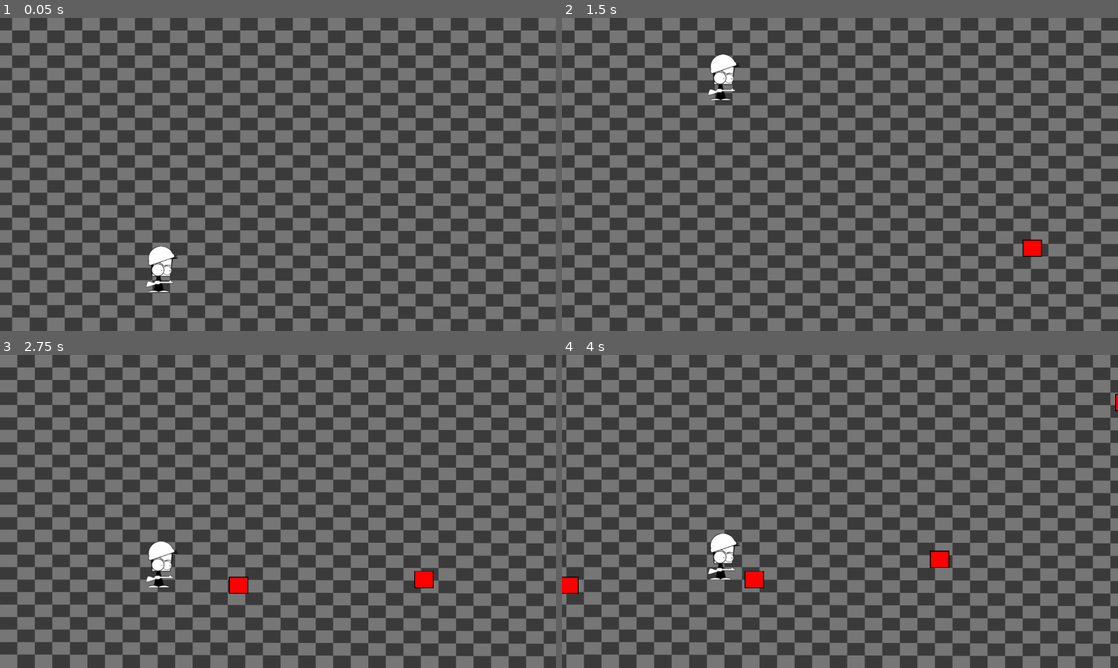
Above: before the commit, frames 1-4 (two rows, left to right).
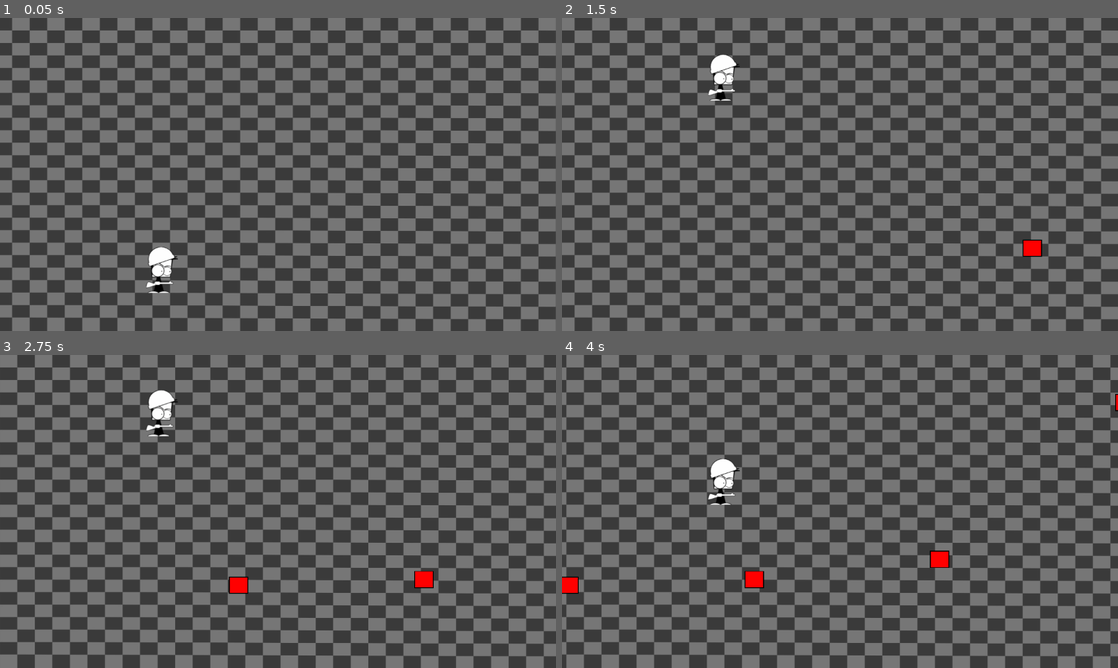
Above: after the commit, the same moments.

Repository: codedpalette/jetpack-joyride
Game: Godot game, scene res://main.tscn
Two runs of this game, one before a commit and one after it. Both use one fixed random seed, a clock stepped at 60 frames per second and the inputs below.
Inputs (mouse positions are in pixels of both pictures, inside the frame that each line leads up to):
- Up to frame 1 (0.05 s): no input
- Up to frame 2 (1.5 s): move the mouse to (962, 158) at 0.52 s; press the mouse at (962, 158) at 0.53 s; move the mouse to (728, 190) at 1.27 s; release the mouse at (728, 190) at 1.28 s; click (728, 190) at 1.35 s
- Up to frame 3 (2.75 s): move the mouse to (333, 442) at 2.02 s; press the mouse at (333, 442) at 2.03 s
- Up to frame 4 (4 s): move the mouse to (812, 574) at 2.77 s; release the mouse at (812, 574) at 2.78 s; click (812, 574) at 2.85 s; move the mouse to (1006, 558) at 3.52 s; press the mouse at (1006, 558) at 3.53 s

The runs differ from the first frame. In frame 1, 0.2% of the frame differs, in the area x 26-32%, y 72-88%; in frame 2, 0.1%; in frame 3, 0.9%; in frame 4, 0.9%, in the area x 26-32%, y 33-72%.

Commit message:
Improve player physics

Diff:
--- a/entities/player/player.gd
+++ b/entities/player/player.gd
@@ -1,14 +1,23 @@
 class_name Player
 extends CharacterBody2D
 
-@export_range(500, 2000, 1) var gravity := 1000.0
-@export_range(500, 2000, 1) var jump := 1200.0
+const JUMP_FORCE := 2000.0
+const GRAVITY := 2000.0
+const MAX_VELOCITY := 1000.0
+
+func _input(event: InputEvent) -> void:
+    if event.is_action_pressed("shoot"):
+        velocity.y = 0
+
 
 func _physics_process(delta: float) -> void:
-    var acceleration := Vector2.DOWN * gravity
+    var acceleration := Vector2.ZERO
     if Input.is_action_pressed("shoot"):
-        acceleration = Vector2.UP * jump
+        acceleration = Vector2.UP * JUMP_FORCE
+    elif not is_on_floor():
+        acceleration = Vector2.DOWN * GRAVITY
     velocity += acceleration * delta
+    velocity.y = clamp(velocity.y, -MAX_VELOCITY, MAX_VELOCITY)
     move_and_slide()
 
 func die() -> void:
